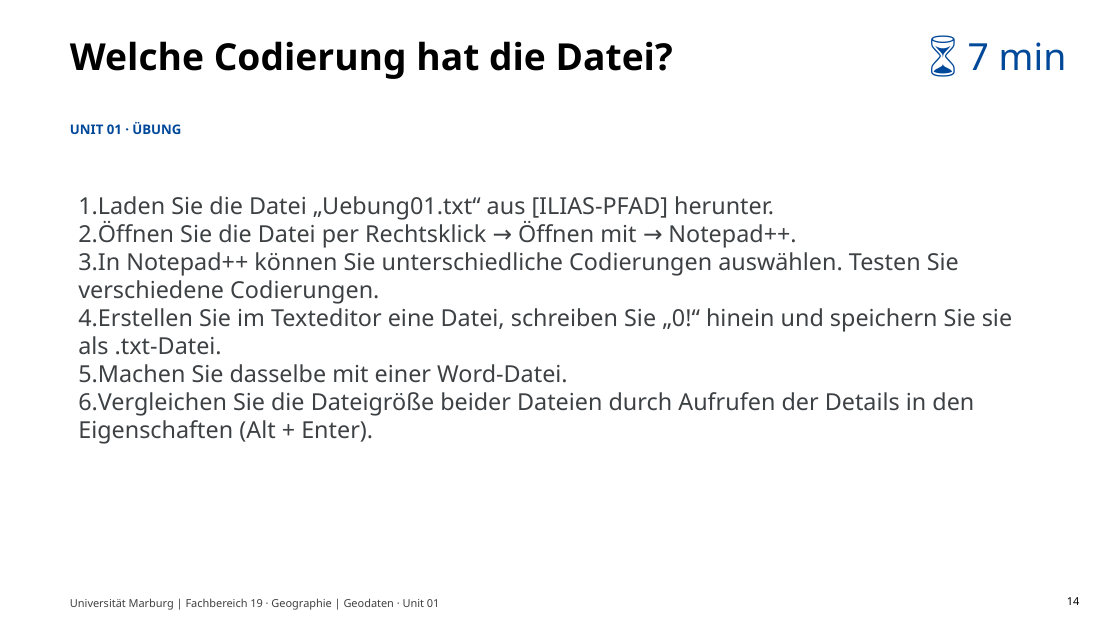
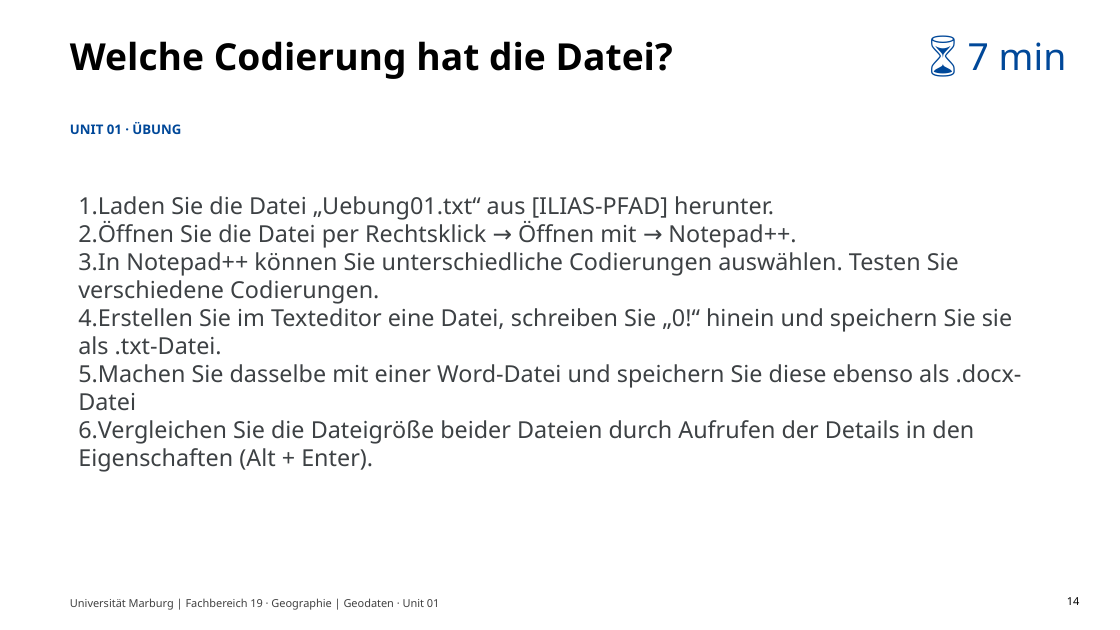
Before and after one commit to GeoMOER/moer-bsc-geodaten, a slide deck: slide 14 of docs/slides/unit01/unit00_01_praesenz.pptx. Drawn at 1120x630 pixels with LibreOffice and Linux fonts; fonts in the diff are those of the drawing. Boxes give left, top, right and bottom in pixels: in the first picture for what was removed or moved away, otherwise in the second. Text is boxed around its words. In the diff, an @@ line names an element or a change of style, - is before the commit and + after.

```diff
--- a/docs/slides/unit01/unit00_01_praesenz.pptx
+++ b/docs/slides/unit01/unit00_01_praesenz.pptx
@@ text at (78,364,1022,411): text changed @@
-5. Machen Sie dasselbe mit einer Word-Datei.
+5. Machen Sie dasselbe mit einer Word-Datei und speichern Sie diese ebenso als .docx-Datei
```
Also in this commit, not shown: 17 other files.
